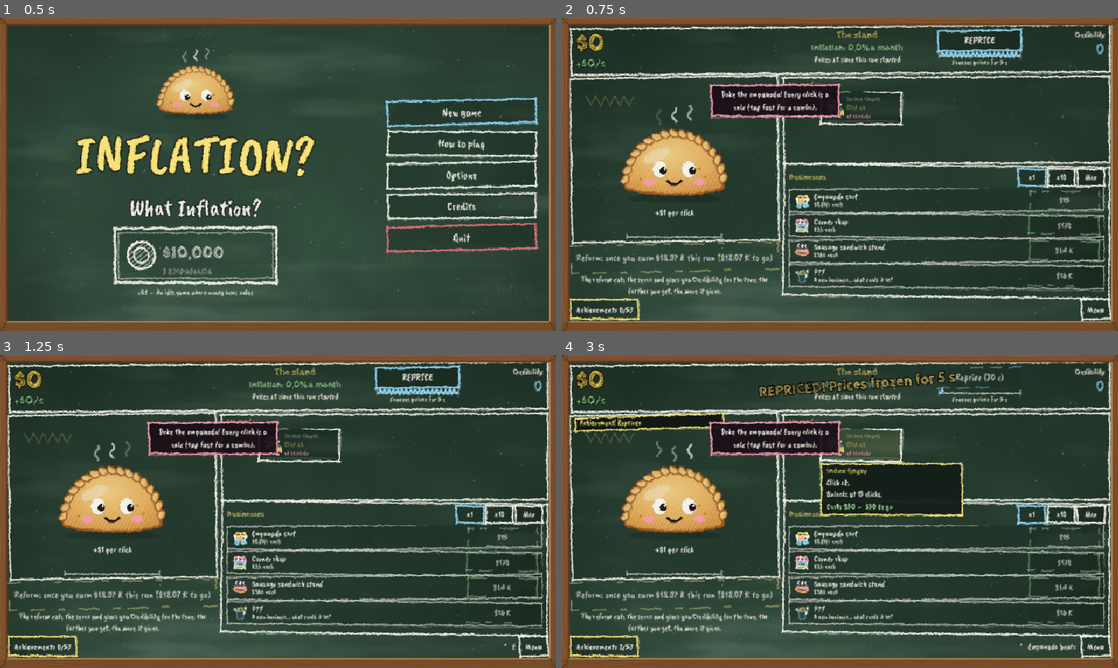
Above: before the commit, frames 1-4 (two rows, left to right).
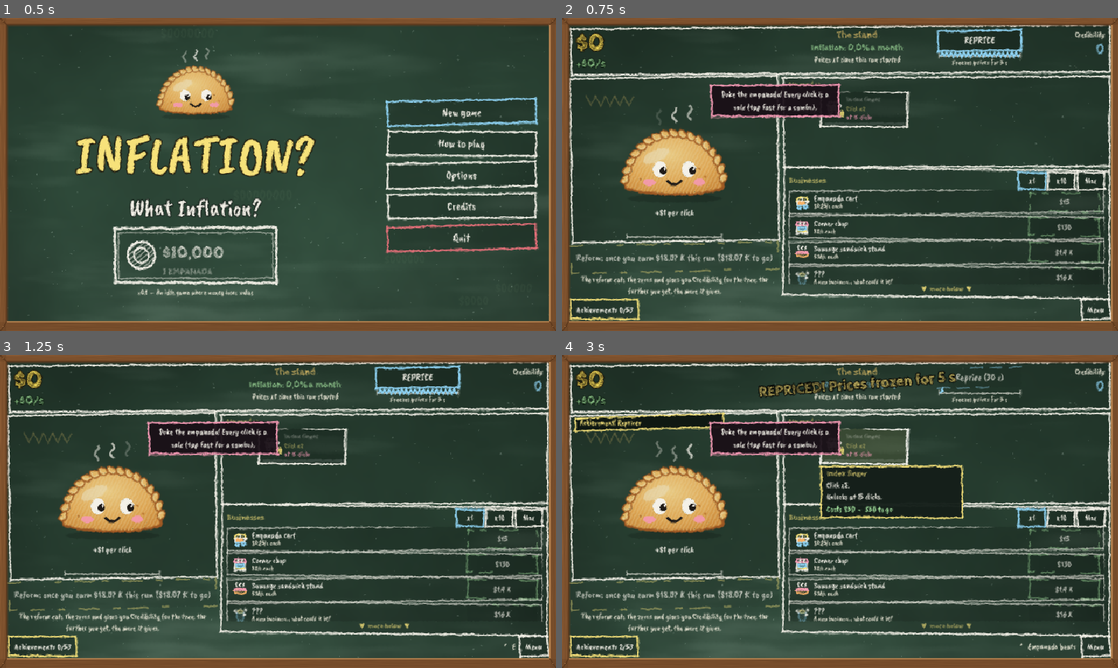
Above: after the commit, the same moments.

Repository: agusmoscato/INFLATION-What-Inflation-
Game: Godot game, scene res://scenes/Main.tscn
Two runs of this game, one before a commit and one after it. Both use one fixed random seed, a clock stepped at 60 frames per second and the inputs below.
Inputs (mouse positions are in pixels of both pictures, inside the frame that each line leads up to):
- Up to frame 1 (0.5 s): no input
- Up to frame 2 (0.75 s): click "New game" at 0.5 s
- Up to frame 3 (1.25 s): no input
- Up to frame 4 (3 s): click "x1" at 1.25 s; click "REPRICE" at 2 s; click (862, 445) at 2.77 s

Frame 1 is identical in both runs. In frame 2, 8.2% of the frame differs, in the area x 39-99%, y 19-89%; in frame 3, 8.2%; in frame 4, 9.0%.

Commit message:
Bugs visuales de las capturas: textos de tarjetas que nunca se cortan, promo x1,03, "hay más abajo" fuera de la lista y "+$X" lejos del gorrito; QA de textos cortados (punto 2)
- "Promo 2x1 (5)" decía "Todo x1": los números de las tarjetas muestran los decimales que hagan falta (x1,03).
- Tarjetas de mejoras de 200x80: cada texto usa la letra más grande que entra (de 15/16 a 11-12) y el nombre puede ir en dos renglones; ya no se corta "Empanadas en el k…".
- "hay más abajo" es una flecha en su propia fila, debajo de la lista de negocios (se puede tocar para bajar); no pisa la última fila.
- El "+$X" de los clics nace debajo de la zona del gorrito/corona/vapor y se va en diagonal hacia el costado.
- QA: QaCheck.card_texts (textos de tarjetas y textos con recorte que no entran, tarjetas encimadas), sumado al QA de ventanas del exe; test nuevo tests/LayoutUI.tscn que revisa las 232 mejoras en español e inglés, con precio y con condición.

Co-Authored-By: Claude Opus 5.5 <noreply@anthropic.com>

Diff:
--- a/scripts/ui/empanada_button.gd
+++ b/scripts/ui/empanada_button.gd
@@ -103,6 +103,14 @@
 	_S = minf(size.x / 0.95, size.y / 0.78)
 	var c: Vector2 = Vector2(size.x / 2.0, size.y * 0.86)
 	_o = c - CENTER_UV * _S
+
+
+## Zona prohibida para los "+$X" de los clics (global): arriba de la cabeza, donde van el gorrito, la corona y el vapor.
+func keep_out_rect() -> Rect2:
+	_layout()
+	var gr: Rect2 = get_global_rect()
+	var bottom: float = T(TOP_UV).y + 6.0
+	return Rect2(gr.position, Vector2(gr.size.x, bottom * get_global_transform().get_scale().y))
 
 
 func _fancy() -> bool:
--- a/scripts/ui/game_screen.gd
+++ b/scripts/ui/game_screen.gd
@@ -12,6 +12,7 @@
 const QTY: Array = [1, 10, -1]
 const TOAST_SECONDS: float = 3.0
 const TOAST_SECONDS_SLOW: float = 5.5      ## en las primeras vueltas los avisos duran más (da tiempo a leerlos)
+const UPG_BOX_H: float = 2.0 * 80.0 + 6.0   ## dos filas de tarjetas de mejoras
 
 var world: MarginContainer
 var body: BoxContainer
@@ -321,7 +322,7 @@
 	upg_title = UIKit.label(tr("ui.upgrades"), 18, UIKit.C_GOLD, HORIZONTAL_ALIGNMENT_LEFT, true)
 	uv.add_child(upg_title)
 	var usc: ScrollContainer = ScrollContainer.new()
-	usc.custom_minimum_size = Vector2(0, 158)
+	usc.custom_minimum_size = Vector2(0, UPG_BOX_H)
 	upg_scroll = usc
 	usc.horizontal_scroll_mode = ScrollContainer.SCROLL_MODE_DISABLED
 	uv.add_child(usc)
@@ -353,7 +354,7 @@
 			_refresh_qty_buttons())
 		top.add_child(b)
 		qty_buttons.append({"btn": b, "q": q})
-	# lista compacta con scroll; si hay más abajo, una flecha de tiza lo avisa
+	# lista compacta con scroll; si hay más abajo, una flecha de tiza lo avisa debajo de la lista (fuera de ella)
 	var holder: Control = Control.new()
 	holder.size_flags_vertical = Control.SIZE_EXPAND_FILL
 	bv.add_child(holder)
@@ -361,19 +362,20 @@
 	sc.set_anchors_and_offsets_preset(Control.PRESET_FULL_RECT)
 	sc.horizontal_scroll_mode = ScrollContainer.SCROLL_MODE_DISABLED
 	holder.add_child(sc)
+	bv.add_theme_constant_override("separation", 2)
 	biz_scroll = sc
 	biz_list = VBoxContainer.new()
 	biz_list.size_flags_horizontal = Control.SIZE_EXPAND_FILL
 	biz_list.add_theme_constant_override("separation", 3)
 	sc.add_child(biz_list)
-	biz_more = UIKit.label(tr("ui.biz.more"), 15, Chalk.YELLOW, HORIZONTAL_ALIGNMENT_CENTER, true)
-	biz_more.add_theme_color_override("font_outline_color", Color.BLACK)
-	biz_more.add_theme_constant_override("outline_size", 6)
-	biz_more.mouse_filter = Control.MOUSE_FILTER_IGNORE
-	biz_more.set_anchors_and_offsets_preset(Control.PRESET_BOTTOM_WIDE)
-	biz_more.offset_top = -24.0
-	biz_more.set_meta("qa_ignore", true)
-	holder.add_child(biz_more)
+	biz_more = UIKit.label("▼  " + tr("ui.biz.more") + "  ▼", 15, Chalk.YELLOW, HORIZONTAL_ALIGNMENT_CENTER, true)
+	biz_more.custom_minimum_size = Vector2(0, 20)
+	biz_more.mouse_filter = Control.MOUSE_FILTER_STOP
+	biz_more.mouse_default_cursor_shape = Control.CURSOR_POINTING_HAND
+	biz_more.gui_input.connect(func(ev: InputEvent) -> void:
+		if ev is InputEventMouseButton and ev.pressed and ev.button_index == MOUSE_BUTTON_LEFT:
+			biz_scroll.scroll_vertical += int(biz_scroll.size.y * 0.8))
+	bv.add_child(biz_more)
 	for def in GameData.businesses:
 		var row: PanelContainer = UIKit.panel(UIKit.C_PANEL2, 5)
 		var h: HBoxContainer = HBoxContainer.new()
@@ -725,10 +727,11 @@
 			btn.text = UIKit.money(cost) if q == 1 else "x%d  %s" % [q, UIKit.money(cost)]
 		btn.disabled = cost.gt(m.money)
 		_price_bump(r, n, cost)
+	# la fila de la flecha siempre ocupa su lugar (así la lista no salta); solo se ve si hay más abajo
 	var vb: VScrollBar = biz_scroll.get_v_scroll_bar()
-	biz_more.visible = vb.max_value - vb.page > float(biz_scroll.scroll_vertical) + 6.0
-	if biz_more.visible:
-		biz_more.position.y = biz_more.get_parent().size.y - 24.0 + sin(_clock * 4.0) * 3.0
+	var more: bool = vb.max_value - vb.page > float(biz_scroll.scroll_vertical) + 6.0
+	biz_more.modulate.a = (0.75 + 0.25 * sin(_clock * 4.0)) if more else 0.0
+	biz_more.mouse_filter = Control.MOUSE_FILTER_STOP if more else Control.MOUSE_FILTER_IGNORE
 
 
 ## Si el precio de un negocio subió por la inflación (sin comprar), el viejo se tacha con tiza y cae, y el nuevo salta.
@@ -827,7 +830,7 @@
 	upg_title.text = tr("ui.upgrades") if not empty else tr("ui.upgrades_none")
 	# si no hay nada para mostrar, la caja se achica y ese espacio va a los negocios
 	upg_scroll.visible = not empty
-	upg_scroll.custom_minimum_size.y = 0.0 if empty else 158.0
+	upg_scroll.custom_minimum_size.y = 0.0 if empty else UPG_BOX_H
 
 
 func _add_upgrade_card(ic: UpgradeIcon) -> void:
@@ -922,9 +925,9 @@
 	var pos: Vector2 = get_global_mouse_position()
 	var er: Rect2 = empanada.get_global_rect()
 	if not er.has_point(pos):
-		pos = er.get_center() + Vector2(randf_range(-60, 60), randf_range(-40, 10))
+		pos = er.get_center() + Vector2(randf_range(-60, 60), randf_range(-10, 30))
 	empanada.poke()
-	_floating_text(("¡%s! " % tr("ui.crit") if crit else "") + "+" + UIKit.money(v), pos, Chalk.YELLOW if crit else Chalk.WHITE, 30 if crit else 22)
+	_click_float(("¡%s! " % tr("ui.crit") if crit else "") + "+" + UIKit.money(v), pos, Chalk.YELLOW if crit else Chalk.WHITE, 30 if crit else 22)
 	_burst(pos, Chalk.ORANGE if crit else Chalk.YELLOW, 10 if crit else 5)
 	_play("click", 1.0 + minf(float(res["combo"]), 30.0) * 0.012)
 	if crit:
@@ -1052,6 +1055,39 @@
 	tw.tween_property(l, "position:y", l.position.y - 80.0, 0.8).set_ease(Tween.EASE_OUT).set_trans(Tween.TRANS_CUBIC)
 	tw.parallel().tween_property(l, "modulate:a", 0.0, 0.8).set_delay(0.2)
 	tw.tween_callback(l.queue_free)
+
+
+## El "+$X" de un clic: nace donde tocaste pero nunca arriba del gorrito o la corona (zona prohibida de la empanada) y
+## se va en diagonal hacia el costado, así no tapa los accesorios ni la cara.
+func _click_float(text: String, pos: Vector2, color: Color, fs: int) -> void:
+	if fx_layer.get_child_count() > 60:
+		return
+	var l: Label = UIKit.label(text, fs, color, HORIZONTAL_ALIGNMENT_LEFT, true)
+	l.add_theme_color_override("font_outline_color", Color.BLACK)
+	l.add_theme_constant_override("outline_size", 6)
+	l.mouse_filter = Control.MOUSE_FILTER_IGNORE
+	fx_layer.add_child(l)
+	l.size = l.get_combined_minimum_size()
+	var path: Array = click_float_path(empanada, pos, l.size)
+	l.position = path[0]
+	var tw: Tween = create_tween()
+	tw.tween_property(l, "position", path[1], 0.75).set_ease(Tween.EASE_OUT).set_trans(Tween.TRANS_CUBIC)
+	tw.parallel().tween_property(l, "modulate:a", 0.0, 0.6).set_delay(0.2)
+	tw.tween_callback(l.queue_free)
+
+
+## Recorrido [inicio, fin] (esquina del texto, global) del "+$X": arranca debajo de la zona prohibida (gorrito, corona,
+## vapor) y se aleja hacia el costado más cercano y un poco hacia arriba, sin volver a subir a esa zona.
+static func click_float_path(emp: EmpanadaButton, pos: Vector2, sz: Vector2) -> Array:
+	var keep_out: Rect2 = emp.keep_out_rect()
+	var er: Rect2 = emp.get_global_rect()
+	var start: Vector2 = pos - Vector2(sz.x / 2.0, sz.y / 2.0)
+	start.y = maxf(start.y, keep_out.end.y + 4.0)
+	start.y = minf(start.y, er.end.y - sz.y)
+	var dir: float = -1.0 if pos.x < er.get_center().x else 1.0
+	var end: Vector2 = start + Vector2(dir * 95.0, -24.0)
+	end.y = maxf(end.y, keep_out.end.y + 4.0)
+	return [start, end]
 
 
 func _burst(pos: Vector2, color: Color, amount: int) -> void:
--- a/scripts/ui/main.gd
+++ b/scripts/ui/main.gd
@@ -351,6 +351,7 @@
 
 func _qa_win_check(name: String, failures: Array) -> void:
 	var bad: Array = QaCheck.layout(self, get_viewport().get_visible_rect())
+	bad.append_array(QaCheck.card_texts(self))
 	for b in bad:
 		failures.append("[%s] %s" % [name, b])
 	if DisplayServer.get_name() != "headless" and not OS.has_feature("web"):
--- a/scripts/ui/qa_check.gd
+++ b/scripts/ui/qa_check.gd
@@ -97,3 +97,38 @@
 					bad.append("CORTADO EN LA LISTA: %s %s (lista %s)" % [c.get_path(), _fmt(r), _fmt(sr)])
 	for k in n.get_children():
 		_collect(k, out, in_scroll, sr, bad)
+
+
+## Textos de tarjetas que no entran: las tarjetas de mejoras (cada texto con su letra más chica tiene que entrar) y los
+## textos con recorte (clip_text) que se cortan (por ejemplo, los nombres e info de los negocios). También tarjetas
+## que se pisan entre sí. Devuelve la lista de problemas ([] si está todo bien).
+static func card_texts(root: Node) -> Array:
+	var bad: Array = []
+	var cards: Array = []
+	_cards(root, bad, cards)
+	for i in range(cards.size()):
+		var ra: Rect2 = (cards[i] as Control).get_global_rect()
+		for j in range(i + 1, cards.size()):
+			var inter: Rect2 = ra.intersection((cards[j] as Control).get_global_rect())
+			if inter.size.x > 1.0 and inter.size.y > 1.0:
+				bad.append("TARJETAS ENCIMADAS: %s y %s" % [(cards[i] as Node).get_path(), (cards[j] as Node).get_path()])
+	return bad
+
+
+static func _cards(n: Node, bad: Array, cards: Array) -> void:
+	if n is Control:
+		var c: Control = n as Control
+		if c.is_inside_tree() and not c.is_visible_in_tree():
+			return
+		if c is UpgradeIcon:
+			cards.append(c)
+			for p in (c as UpgradeIcon).text_layout()["problems"]:
+				bad.append("TEXTO CORTADO EN TARJETA %s: %s" % [str((c as UpgradeIcon).upg.get("id", "?")), p])
+		elif c is Label and (c as Label).clip_text and (c as Label).autowrap_mode == TextServer.AUTOWRAP_OFF:
+			var l: Label = c as Label
+			var font: Font = l.get_theme_font("font")
+			var w: float = font.get_string_size(l.text, HORIZONTAL_ALIGNMENT_LEFT, -1, l.get_theme_font_size("font_size")).x
+			if l.text.strip_edges() != "" and w > l.size.x + 1.0:
+				bad.append("TEXTO CORTADO: %s \"%s\" (%d px en %d px)" % [l.get_path(), l.text, int(w), int(l.size.x)])
+	for k in n.get_children():
+		_cards(k, bad, cards)
--- a/scripts/ui/upgrade_icon.gd
+++ b/scripts/ui/upgrade_icon.gd
@@ -5,7 +5,12 @@
 ## una barrita que muestra cuánto te falta. Las "Próximas" (todavía lejos) se ven apagadas y con candado.
 ## Tocarla la compra; el detalle aparece al instante al pasar el mouse (lo dibuja GameScreen).
 
-const CARD: Vector2 = Vector2(186, 74)
+const CARD: Vector2 = Vector2(200, 80)
+const TEXT_X: float = 58.0
+## Tamaños de letra: se achica hasta que entra (nunca se corta); el nombre puede ir en dos líneas.
+const NAME_FS: Array = [15, 12]
+const EFFECT_FS: Array = [16, 11]
+const LOW_FS: Array = [15, 11]
 
 var upg: Dictionary = {}
 var affordable: bool = false
@@ -87,8 +92,9 @@
 	return TranslationServer.translate(u["desc_key"])
 
 
+## "2", "1,5", "1,03": los decimales que hagan falta (con uno solo, la promo x1,03 se leía "x1" y parecía no hacer nada).
 static func _num(v: float) -> String:
-	return ("%.1f" % v).rstrip("0").rstrip(".").replace(".", ",")
+	return ("%.2f" % v).rstrip("0").rstrip(".").replace(".", ",")
 
 
 func _draw() -> void:
@@ -96,7 +102,7 @@
 	var body: Font = Chalk.hand_font if Chalk.hand_font != null else ThemeDB.fallback_font
 	var dim: float = 0.45 if locked else 1.0
 	# ícono
-	var ir: Rect2 = Rect2(Vector2(7, 9), Vector2(44, 44))
+	var ir: Rect2 = Rect2(Vector2(7, 12), Vector2(44, 44))
 	var icon: String = str(upg.get("icon", "empanadas"))
 	if icon == "empanada":
 		icon = "empanadas"
@@ -106,20 +112,25 @@
 		ChalkIcons.draw(self, icon, ir, 5 + str(upg.get("id", "")).length(), Color(Chalk.WHITE, 0.55) if locked else Color(0, 0, 0, 0))
 	if locked:
 		_padlock(Vector2(ir.end.x - 6, ir.end.y - 4))
-	# textos
-	var x: float = 58.0
-	var w: float = size.x - x - 6.0
-	draw_string(f, Vector2(x, 21), short_name(upg), HORIZONTAL_ALIGNMENT_LEFT, w, 15, Color(Chalk.WHITE, 0.95 * dim))
-	draw_string(body, Vector2(x, 41), effect(upg), HORIZONTAL_ALIGNMENT_LEFT, w, 16, Color(Chalk.YELLOW, dim))
+	# textos (cada uno con la letra más grande que entra: nunca se cortan)
+	var x: float = TEXT_X
+	var lay: Dictionary = text_layout()
+	var names: Array = lay["name"]
+	var y0: float = 22.0 if names.size() == 1 else 17.0
+	for i in range(names.size()):
+		draw_string(f, Vector2(x, y0 + 14.0 * float(i)), str(names[i]), HORIZONTAL_ALIGNMENT_LEFT, -1, int(lay["name_fs"]), Color(Chalk.WHITE, 0.95 * dim))
+	var ye: float = 44.0 if names.size() == 1 else 49.0
+	var yl: float = 64.0 if names.size() == 1 else 66.0
+	draw_string(body, Vector2(x, ye), effect(upg), HORIZONTAL_ALIGNMENT_LEFT, -1, int(lay["effect_fs"]), Color(Chalk.YELLOW, dim))
 	var pc: Color = Chalk.GREEN if affordable and not locked else (Color(Chalk.WHITE, 0.5) if locked else Chalk.RED)
 	if locked and cond_text != "":
-		draw_string(body, Vector2(x, 61), cond_text, HORIZONTAL_ALIGNMENT_LEFT, w, 14, Color(Chalk.PINK, 0.8))
+		draw_string(body, Vector2(x, yl), cond_text, HORIZONTAL_ALIGNMENT_LEFT, -1, int(lay["low_fs"]), Color(Chalk.PINK, 0.8))
 		# barra de progreso hacia la condición
 		var cb: Rect2 = Rect2(Vector2(8, size.y - 9), Vector2(size.x - 16, 5))
 		draw_rect(cb, Color(1, 1, 1, 0.12))
 		draw_rect(Rect2(cb.position, Vector2(cb.size.x * clampf(cond_progress, 0.0, 1.0), cb.size.y)), Color(Chalk.PINK, 0.75))
 	else:
-		draw_string(f, Vector2(x, 61), price_text, HORIZONTAL_ALIGNMENT_LEFT, w, 15, pc)
+		draw_string(f, Vector2(x, yl), price_text, HORIZONTAL_ALIGNMENT_LEFT, -1, int(lay["low_fs"]), pc)
 	# barrita hacia el precio
 	if not affordable and not locked:
 		var br: Rect2 = Rect2(Vector2(8, size.y - 9), Vector2(size.x - 16, 5))
@@ -131,6 +142,57 @@
 		draw_rect(Rect2(Vector2(2, 2), size - Vector2(4, 4)), Color(Chalk.GREEN, a), false, 3.0)
 
 
+static func _fonts() -> Array:
+	return [Chalk.title_font if Chalk.title_font != null else ThemeDB.fallback_font, Chalk.hand_font if Chalk.hand_font != null else ThemeDB.fallback_font]
+
+
+## El tamaño más grande (de `fs[0]` a `fs[1]`) con el que `text` entra en `w`; -1 si ni con el más chico.
+static func fit_size(font: Font, text: String, w: float, fs: Array) -> int:
+	for size_i in range(int(fs[0]), int(fs[1]) - 1, -1):
+		if font.get_string_size(text, HORIZONTAL_ALIGNMENT_LEFT, -1, size_i).x <= w:
+			return size_i
+	return -1
+
+
+## Cómo entran los textos en la tarjeta: {name: [1 o 2 líneas], name_fs, effect_fs, low_fs, problems: [...]}. Si algo no
+## entra ni con la letra más chica, queda en `problems` (el QA falla) y se dibuja igual con la letra mínima.
+func text_layout() -> Dictionary:
+	var fonts: Array = _fonts()
+	var w: float = maxf(size.x, CARD.x) - TEXT_X - 6.0
+	var problems: Array = []
+	var nm: String = short_name(upg)
+	var lines: Array = [nm]
+	var nfs: int = fit_size(fonts[0], nm, w, NAME_FS)
+	if nfs < 0:
+		# en dos líneas, cortando entre palabras donde quede más parejo
+		var words: PackedStringArray = nm.split(" ")
+		var best: Array = []
+		var best_fs: int = -1
+		for cut in range(1, words.size()):
+			var a: String = " ".join(words.slice(0, cut))
+			var b: String = " ".join(words.slice(cut))
+			var fs2: int = mini(fit_size(fonts[0], a, w, [14, NAME_FS[1]]), fit_size(fonts[0], b, w, [14, NAME_FS[1]]))
+			if fs2 > best_fs:
+				best_fs = fs2
+				best = [a, b]
+		if best_fs > 0:
+			lines = best
+			nfs = best_fs
+		else:
+			nfs = int(NAME_FS[1])
+			problems.append("nombre cortado: " + nm)
+	var efs: int = fit_size(fonts[1], effect(upg), w, EFFECT_FS)
+	if efs < 0:
+		efs = int(EFFECT_FS[1])
+		problems.append("efecto cortado: " + effect(upg))
+	var low: String = cond_text if locked and cond_text != "" else price_text
+	var lfs: int = fit_size(fonts[1] if locked and cond_text != "" else fonts[0], low, w, LOW_FS)
+	if lfs < 0:
+		lfs = int(LOW_FS[1])
+		problems.append("precio o condición cortados: " + low)
+	return {"name": lines, "name_fs": nfs, "effect_fs": efs, "low_fs": lfs, "problems": problems}
+
+
 func _padlock(c: Vector2) -> void:
 	var col: Color = Color(Chalk.YELLOW, 0.8)
 	draw_rect(Rect2(c + Vector2(-8, -6), Vector2(16, 12)), col)
--- /dev/null
+++ b/tests/LayoutUI.tscn
@@ -0,0 +1,8 @@
+[gd_scene load_steps=2 format=3]
+
+[ext_resource type="Script" path="res://tests/layout_ui.gd" id="1"]
+
+[node name="LayoutUI" type="Control"]
+anchor_right = 1.0
+anchor_bottom = 1.0
+script = ExtResource("1")
--- /dev/null
+++ b/tests/layout_ui.gd
@@ -0,0 +1,46 @@
+extends Control
+## Prueba de layout (headless): godot --headless res://tests/LayoutUI.tscn
+##  1. Textos de tarjetas: todas las mejoras, en español e inglés, con el precio más largo y con su condición, entran en
+##     la tarjeta sin cortarse (la letra se achica; el nombre puede ir en dos líneas).
+## Termina con código 1 si algo falla (y lo lista).
+
+var failures: Array = []
+
+
+func _ready() -> void:
+	SaveSystem.save_path = "user://test_layout_save.json"
+	Settings.path = "user://test_layout_settings.cfg"
+	I18n.load_all()
+	Chalk.load_fonts()
+	_check_cards()
+	_finish()
+
+
+func _check_cards() -> void:
+	var m: GameModel = GameModel.new(5)
+	var n: int = 0
+	for lang in ["es", "en"]:
+		TranslationServer.set_locale(lang)
+		for u in GameData.upgrades:
+			for locked in [false, true]:
+				var ic: UpgradeIcon = UpgradeIcon.new(u, locked)
+				ic.price_text = "$888,88 Qad"
+				ic.cond_text = EconomyLogic.upgrade_condition_text(m, u) if locked else ""
+				add_child(ic)
+				for p in ic.text_layout()["problems"]:
+					failures.append("[%s] %s: %s" % [lang, str(u["id"]), p])
+				ic.queue_free()
+				n += 1
+	TranslationServer.set_locale("es")
+	var sample: UpgradeIcon = UpgradeIcon.new(GameData.upgrades[GameData.upgrade_idx["syn_1"]])
+	print("tarjetas revisadas: %d (ejemplo syn_1: %s / %s)" % [n, str(sample.text_layout()["name"]), UpgradeIcon.effect(sample.upg)])
+	sample.free()
+
+
+func _finish() -> void:
+	SaveSystem.delete_save()
+	DirAccess.remove_absolute(Settings.path)
+	for f in failures:
+		printerr("LAYOUT FALLA: ", f)
+	print("LAYOUT %s (%d problemas)" % ["OK" if failures.is_empty() else "FALLA", failures.size()])
+	get_tree().quit(1 if not failures.is_empty() else 0)
